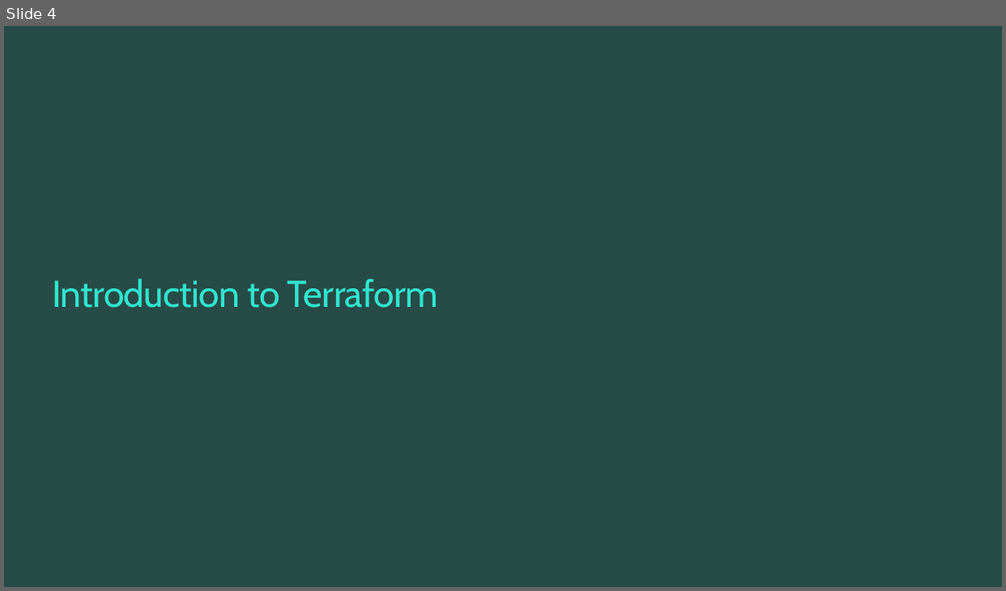
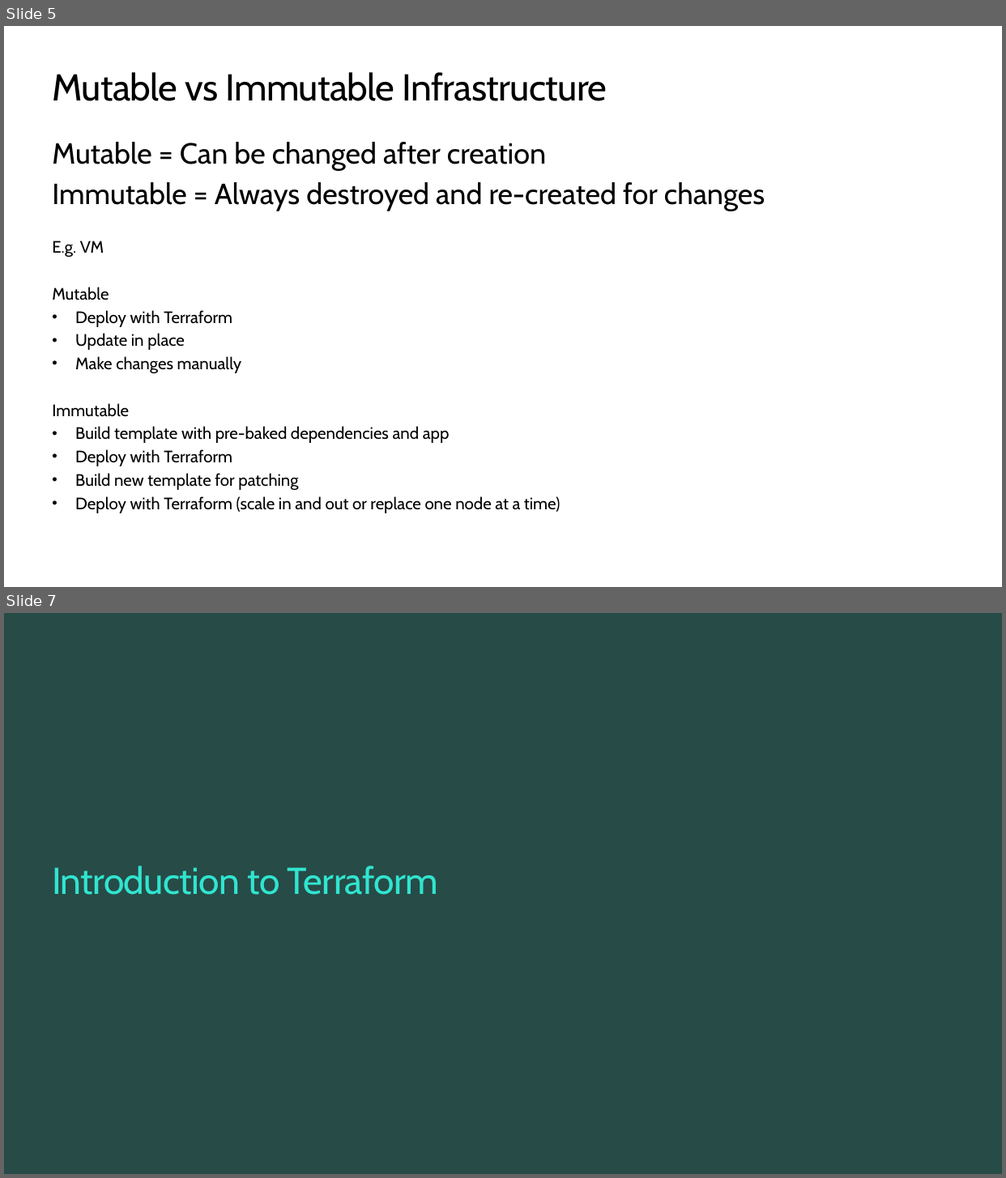
Before and after one commit to TIS-Cloud-Team/TF_Community_workshop, a slide deck: PPTs/02_core_workflow_and_configuration.pptx. Shown one above the other, each under a label of ours: slide 4 before the commit, slides 5 and 7 after it; the slides between them are not shown. The pictures are 1006x591 and 1006x1178 pixels, drawn with LibreOffice and Linux fonts; fonts in the diff are those of the drawing; background and template pictures are left out. Boxes give left, top, right and bottom in pixels: in the first picture for what was removed or moved away, otherwise in the second. Text is boxed around its words. In the diff, an @@ line names an element or a change of style, - is before the commit and + after.

```diff
--- a/PPTs/02_core_workflow_and_configuration.pptx
+++ b/PPTs/02_core_workflow_and_configuration.pptx
@@ slide 5 added at <box>4,26,1002,587</box>, background #FFFFFF @@
@@ title added at <box>52,72,607,101</box>, 36 pt, text #000000 @@
+Mutable vs Immutable Infrastructure
@@ text added at <box>52,142,765,514</box>, 16 pt, text #000000 @@
+Mutable = Can be changed after creation
+Immutable = Always destroyed and re-created for changes
+E.g. VM
+Mutable
+• Deploy with Terraform
+• Update in place
+• Make changes manually
+Immutable
+• Build template with pre-baked dependencies and app
+• Deploy with Terraform
+• Build new template for patching
+• Deploy with Terraform (scale in and out or replace one node at a time)
@@ what was slide 4 is now slide 7 @@
```
Also in this commit, not shown: 5 slides changed, 2 other slides added, 45 other files.
